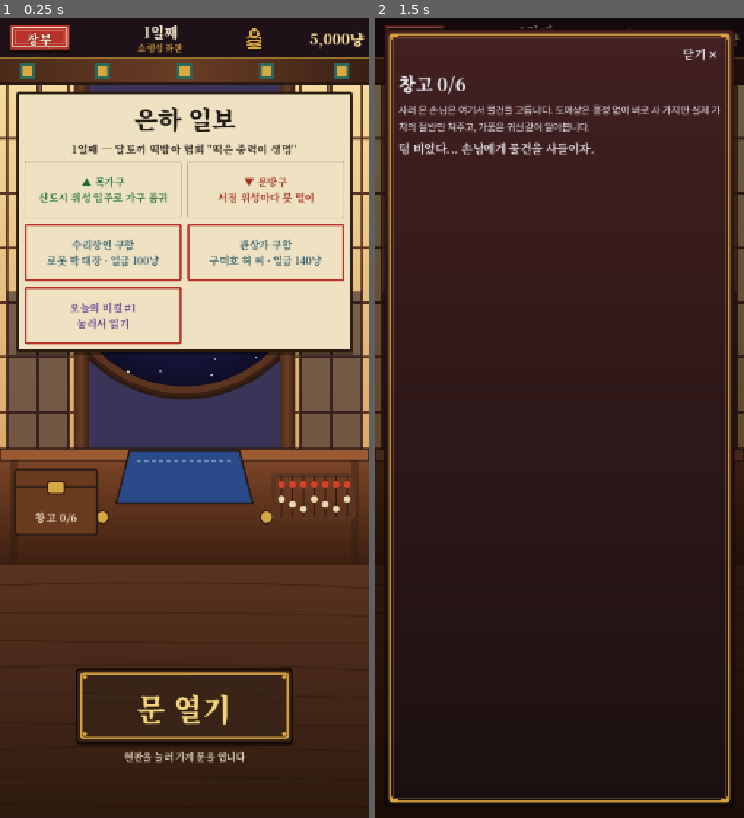
Above: before the commit, frames 1-2 (left to right).
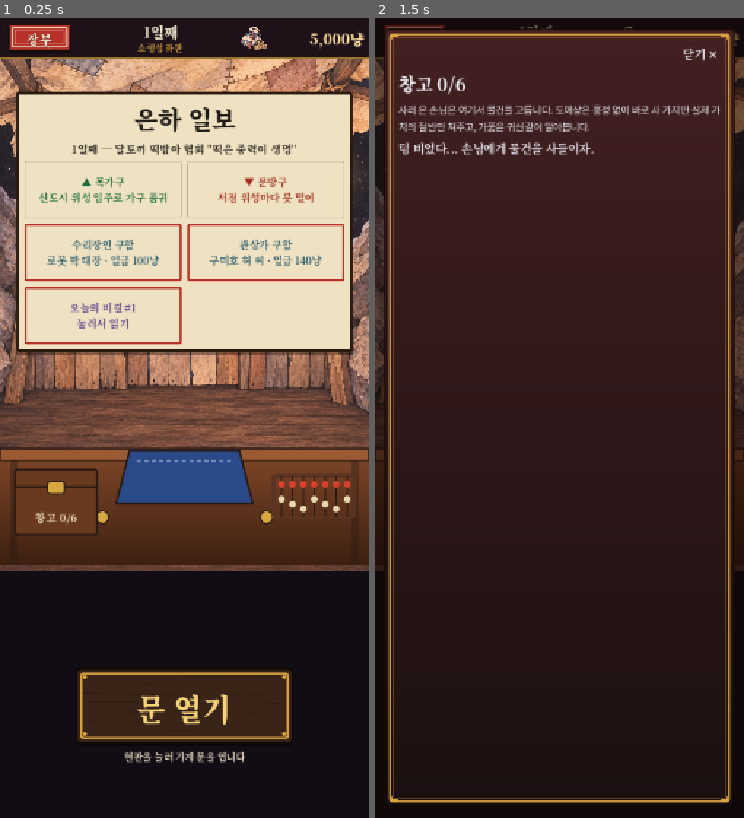
Above: after the commit, the same moments.

Repository: alohakimbs/heungjeong-pawnshop
Game: Godot game, scene res://scenes/main.tscn
Two runs of this game, one before a commit and one after it. Both use one fixed random seed, a clock stepped at 60 frames per second and the inputs below.
Inputs (mouse positions are in pixels of both pictures, inside the frame that each line leads up to):
- Up to frame 1 (0.25 s): no input
- Up to frame 2 (1.5 s): click (430, 506) at 0.52 s; click "▲ 목가구 신도시 위성 입주로 가구 품귀" at 1.25 s

The runs differ from the first frame. In frame 1, 41% of the frame differs, in the area x 0-100%, y 1-100%; in frame 2, 2.0%.

Commit message:
그림: 손그림 물건 아이콘 83종·가게 배경 5단계 적용 0.8.3
Co-Authored-By: Claude Opus 5.5 <noreply@anthropic.com>
Claude-Session: https://claude.ai/code/session_013wjc8TCZ1BsALUzBsuTNUB

Diff:
--- a/godot/project.godot
+++ b/godot/project.godot
@@ -5,7 +5,7 @@
 
 config/name="흥정왕 전당포"
 config/description="전당포 흥정 시뮬레이션"
-config/version="0.8.2"
+config/version="0.8.3"
 config/features=PackedStringArray("4.7", "Mobile")
 run/main_scene="res://scenes/main.tscn"
 config/icon="res://assets/icon/icon_192.png"
Binary file added: godot/assets/bg/bg_0.png
Not shown, added: godot/assets/bg/bg_0.png.import
Binary file added: godot/assets/bg/bg_1.png
Not shown, added: godot/assets/bg/bg_1.png.import
Binary file added: godot/assets/bg/bg_2.png
Not shown, added: godot/assets/bg/bg_2.png.import
Binary file added: godot/assets/bg/bg_3.png
Not shown, added: godot/assets/bg/bg_3.png.import
Binary file added: godot/assets/bg/bg_4.png
Not shown, added: godot/assets/bg/bg_4.png.import
Binary file added: godot/assets/items/abacus.png
Not shown, added: godot/assets/items/abacus.png.import
(and 167 more such lines)
